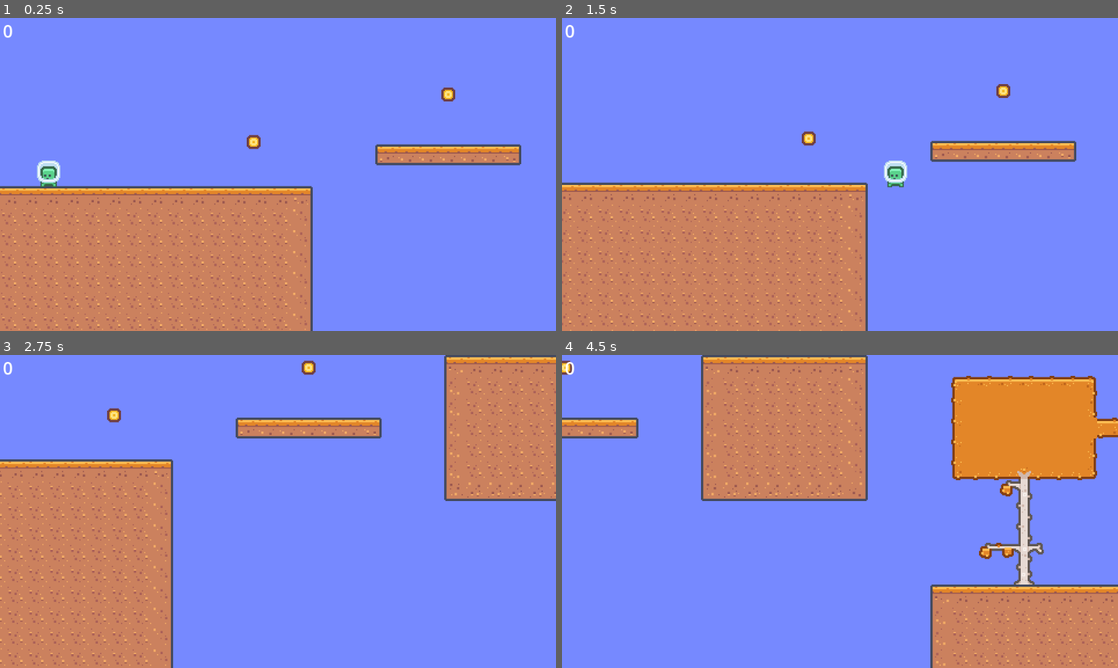
Above: before the commit, frames 1-4 (two rows, left to right).
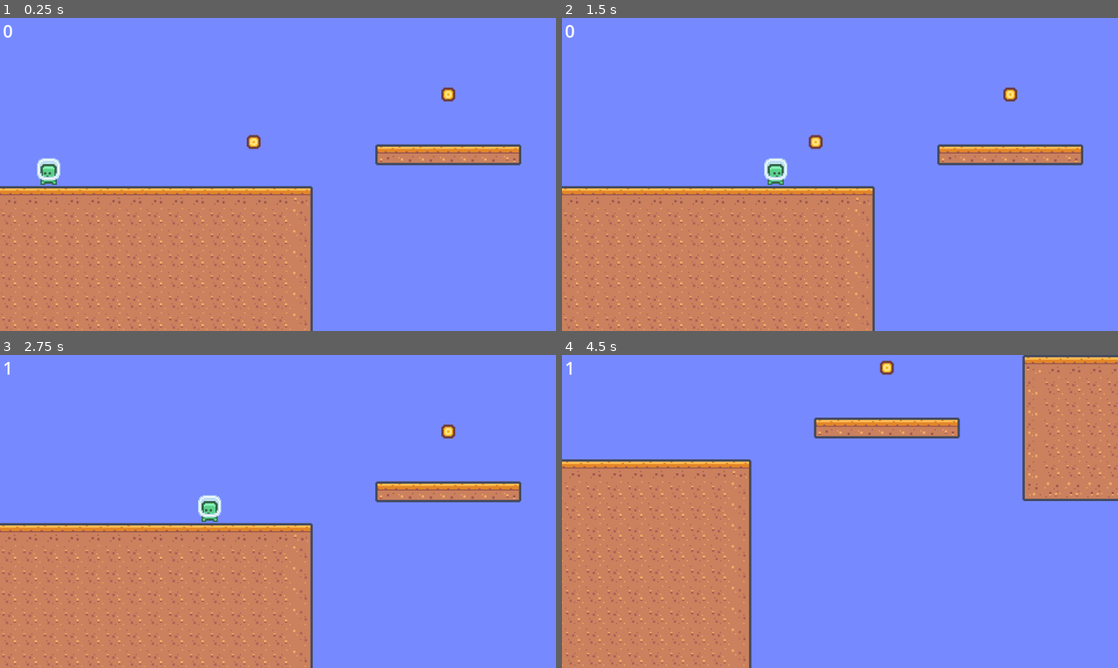
Above: after the commit, the same moments.

Repository: Aero48/N232-Project-2
Game: Godot game, scene res://levels/level_1.tscn
Same seed, same stepped clock (60 frames per second), same inputs: the game is played once before the commit and once after it.
Inputs:
- Up to frame 1 (0.25 s): no input
- Up to frame 2 (1.5 s): tap Enter (ui_accept) at 0.5, 0.77 s; hold Right (ui_right) from 0.53 s (still down)
- Up to frame 3 (2.75 s): tap Enter (ui_accept) at 1.52 s; release Right (ui_right) at 2.03 s; hold Left (ui_left) from 2.03 s (still down)
- Up to frame 4 (4.5 s): release Left (ui_left) at 2.78 s; hold Right (ui_right) 2.78-4.28 s; tap Enter (ui_accept) at 3.02, 3.77 s; hold Left (ui_left) from 4.28 s (still down)

The runs differ from the first frame. In frame 1, 0.2% of the frame differs, in the area x 6-11%, y 44-54%; in frame 2, 8.0%; in frame 3, 33%; in frame 4, 59%, in the area x 0-100%, y 0-100%.

Commit message:
started on player animation

Diff:
--- a/game_objects/player.tscn
+++ b/game_objects/player.tscn
@@ -1,16 +1,57 @@
-[gd_scene load_steps=5 format=3 uid="uid://c381uru21milu"]
+[gd_scene load_steps=7 format=3 uid="uid://c381uru21milu"]
 
 [ext_resource type="Script" path="res://scripts/player.gd" id="1_clcy5"]
 [ext_resource type="Texture2D" uid="uid://cicdujygmnrya" path="res://assets/character_0001.png" id="2_l2p7a"]
 [ext_resource type="Script" path="res://scripts/follow_cam.gd" id="3_3htha"]
+[ext_resource type="Texture2D" uid="uid://dbg6xgms8sg2j" path="res://assets/character_0000.png" id="4_h4h80"]
 
 [sub_resource type="RectangleShape2D" id="RectangleShape2D_8hnog"]
 
-[node name="Player" type="CharacterBody2D" node_paths=PackedStringArray("jumpTimer")]
+[sub_resource type="SpriteFrames" id="SpriteFrames_ph7hl"]
+animations = [{
+"frames": [{
+"duration": 1.0,
+"texture": ExtResource("2_l2p7a")
+}],
+"loop": true,
+"name": &"fall",
+"speed": 5.0
+}, {
+"frames": [{
+"duration": 1.0,
+"texture": ExtResource("4_h4h80")
+}],
+"loop": true,
+"name": &"idle",
+"speed": 5.0
+}, {
+"frames": [{
+"duration": 1.0,
+"texture": ExtResource("4_h4h80")
+}],
+"loop": true,
+"name": &"jump",
+"speed": 5.0
+}, {
+"frames": [{
+"duration": 1.0,
+"texture": ExtResource("4_h4h80")
+}, {
+"duration": 1.0,
+"texture": ExtResource("2_l2p7a")
+}],
+"loop": true,
+"name": &"walk",
+"speed": 5.0
+}]
+
+[node name="Player" type="CharacterBody2D" node_paths=PackedStringArray("jumpTimer", "sprite")]
 script = ExtResource("1_clcy5")
 jumpTimer = NodePath("JumpTimer")
+sprite = NodePath("AnimatedSprite2D")
 
 [node name="Sprite2D" type="Sprite2D" parent="."]
+visible = false
 texture_filter = 1
 texture = ExtResource("2_l2p7a")
 
@@ -27,4 +68,9 @@
 [node name="JumpTimer" type="Timer" parent="."]
 wait_time = 0.35
 
+[node name="AnimatedSprite2D" type="AnimatedSprite2D" parent="."]
+position = Vector2(0, -2.08)
+sprite_frames = SubResource("SpriteFrames_ph7hl")
+animation = &"fall"
+
 [connection signal="timeout" from="JumpTimer" to="." method="_on_jump_timer_timeout"]
--- a/levels/level_3.tscn
+++ b/levels/level_3.tscn
@@ -11,7 +11,7 @@
 tile_set = ExtResource("1_8kxkk")
 rendering_quadrant_size = 18
 format = 2
-layer_0/tile_data = PackedInt32Array(2162688, 131073, 1, 216 …(852 unchanged characters)… 3966, 1, 0, 1507368, 1, 0, 63, 327681, 6)
+layer_0/tile_data = PackedInt32Array(2162688, 131073, 1, 216 …(852 unchanged characters)… 3966, 1, 0, 1507368, 1, 0, 63, 327681, 6, 1376291, 1, 0)
 
 [node name="Coin" parent="." instance=ExtResource("6_ugilt")]
 position = Vector2(170, 496)
--- a/scripts/player.gd
+++ b/scripts/player.gd
@@ -6,13 +6,15 @@
 #Connects to tilemap for camera boundaries
 @export var tilemap: TileMap
 
+@export var sprite: AnimatedSprite2D
+
 #Player horizontal acceleration while in air
-const AIR_ACCEL = 40.0
+const AIR_ACCEL = 20.0
 #Player horizontal acceleration while on the ground
-const GROUND_ACCEL = 40.0
-const GROUND_DECEL = 60.0
+const GROUND_ACCEL = 30.0
+const GROUND_DECEL = 40.0
 #Player max horizontal speed
-const SPEED = 250.0
+const SPEED = 150.0
 #Initial vertical velocity when player jumps
 const JUMP_VELOCITY = -300.0
 #Maximum vertical speed when falling
@@ -58,12 +60,14 @@
 	# As good practice, you should replace UI actions with custom gameplay actions.
 	var direction = Input.get_axis("ui_left", "ui_right")
 	if direction>0:
+		sprite.flip_h = 1
 		if velocity.x <= SPEED:
 			if is_on_floor():
 				velocity.x += direction * GROUND_ACCEL
 			else:
 				velocity.x += direction * AIR_ACCEL
 	elif direction<0:
+		sprite.flip_h = 0
 		if velocity.x >= -SPEED:
 			if is_on_floor():
 				velocity.x += direction * GROUND_ACCEL
